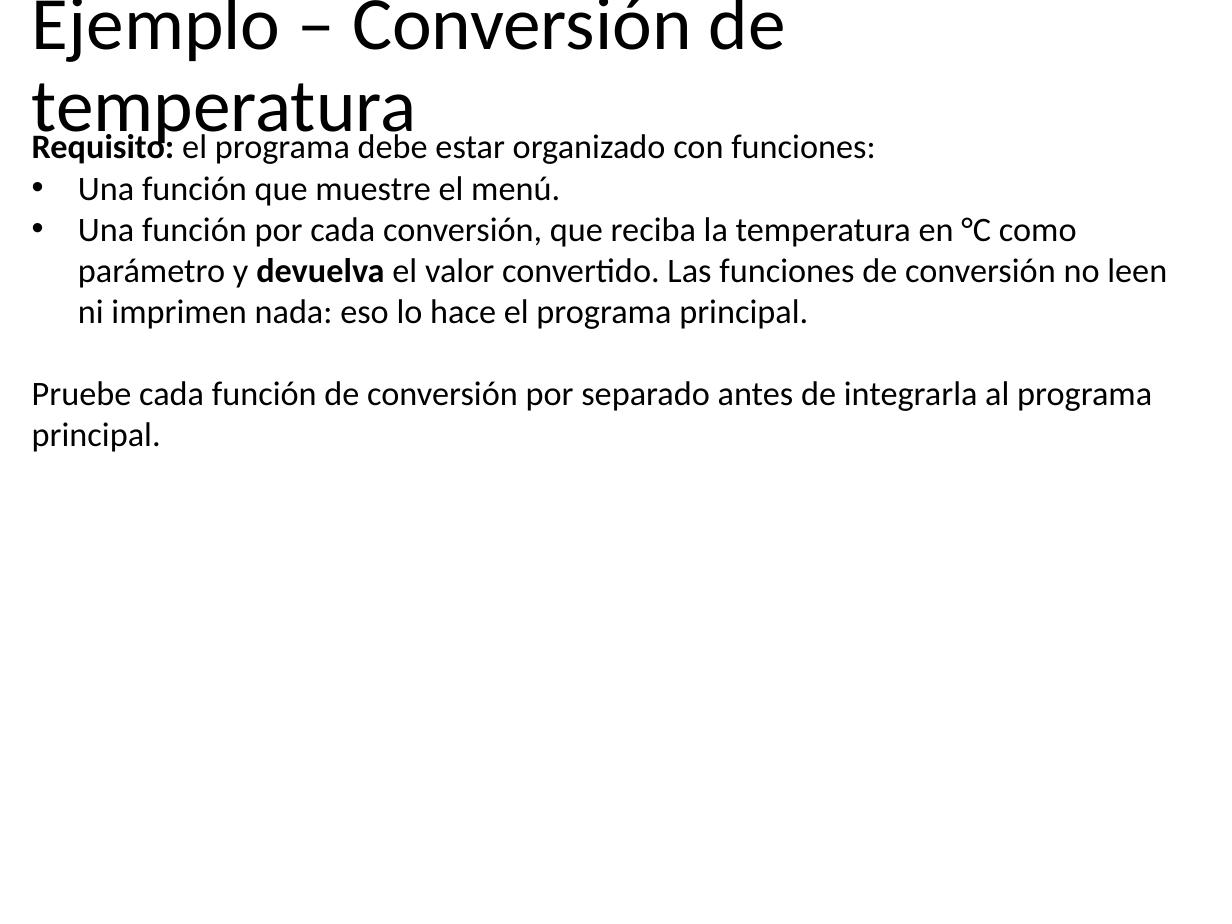
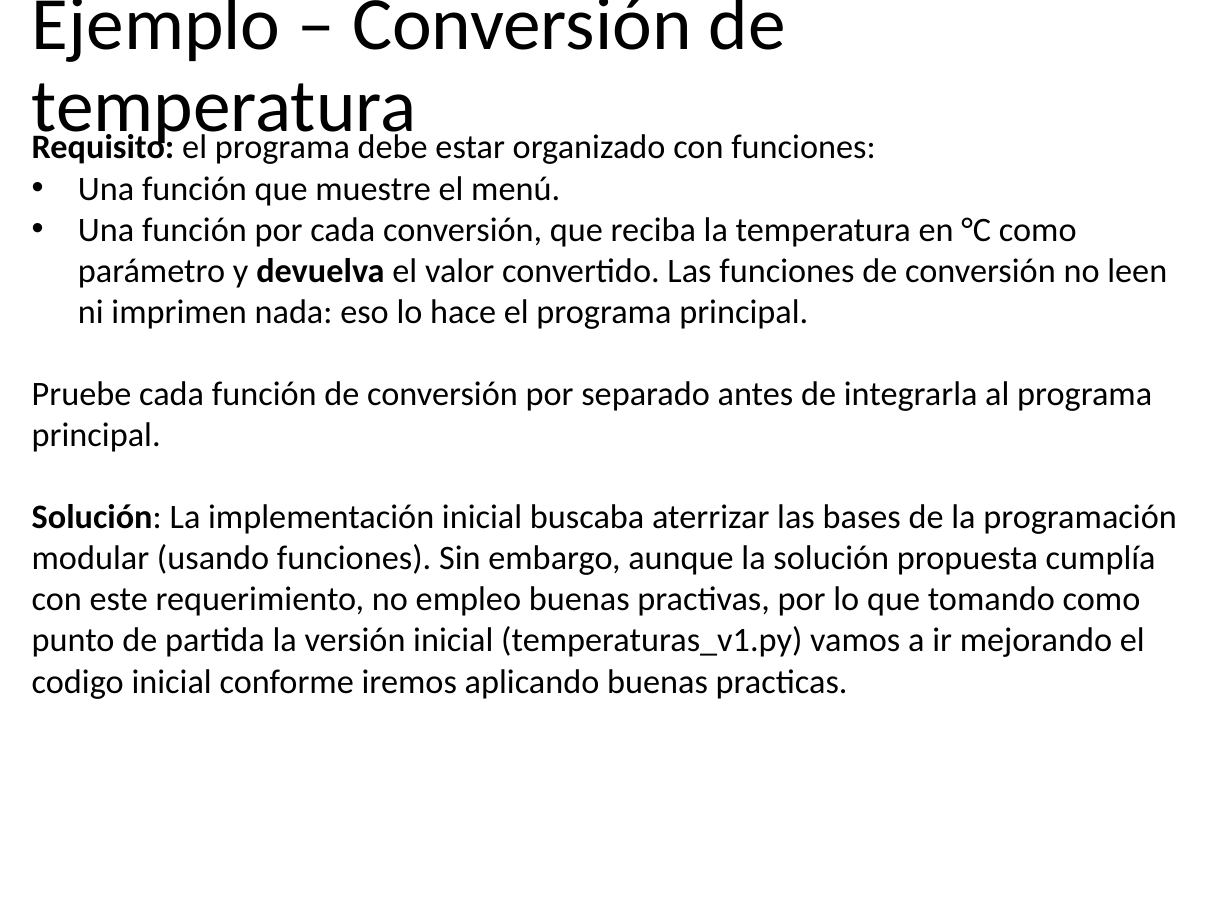
Before and after one commit to algoritmos-UdeA/logica1-20262, a slide deck: slide 12 of clases/10/teoria/clase-10.pptx. Drawn at 1232x924 pixels with LibreOffice and Linux fonts; fonts in the diff are those of the drawing. Boxes give left, top, right and bottom in pixels: in the first picture for what was removed or moved away, otherwise in the second. Text is boxed around its words. In the diff, an @@ line names an element or a change of style, - is before the commit and + after.

```diff
--- a/clases/10/teoria/clase-10.pptx
+++ b/clases/10/teoria/clase-10.pptx
@@ text at (32,504,1176,699): paragraph added @@
+Solución: La implementación inicial buscaba aterrizar las bases de la programación modular (usando funciones). Sin embargo, aunque la solución propuesta cumplía con este requerimiento, no empleo buenas practivas, por lo que tomando como punto de partida la versión inicial (temperaturas_v1.py) vamos a ir mejorando el codigo inicial conforme iremos aplicando buenas practicas.
```
Also in this commit, not shown: 1 other slide changed, 12 slides added, 10 other files.
